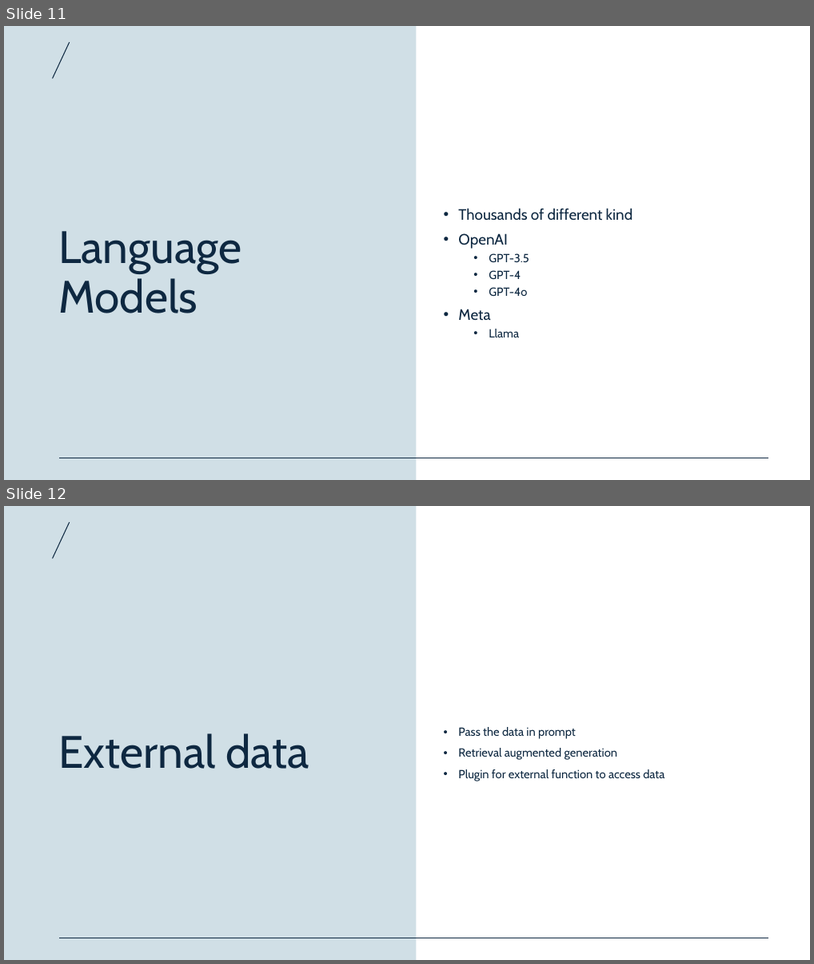
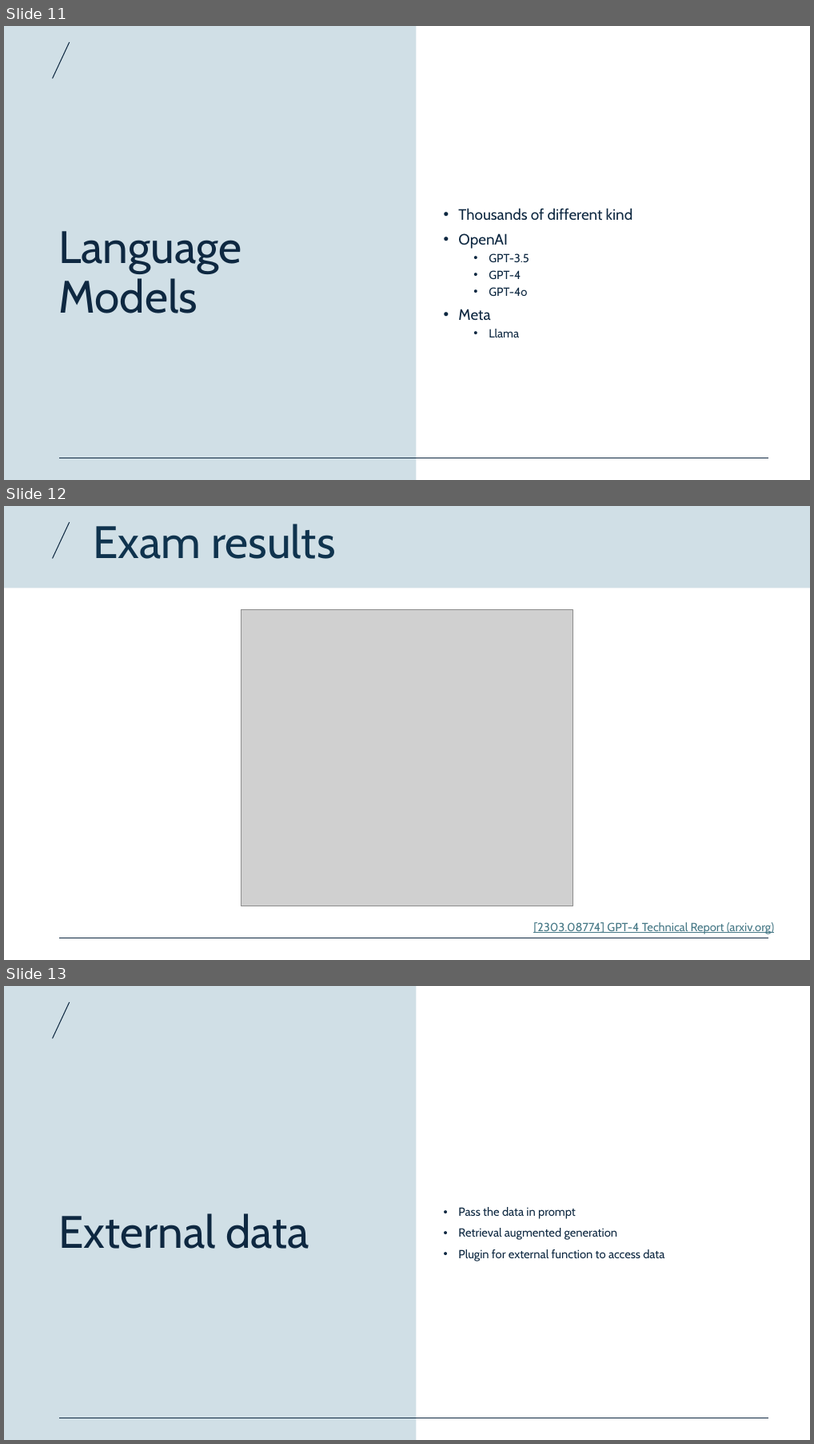
Before and after one commit to mmaraa/iac-training, a slide deck: artificialintelligence/ArtificialIntelligenceTraining.pptx. Shown one above the other, each under a label of ours: slides 11 and 12 before the commit, slides 11, 12 and 13 after it. The pictures are 814x964 and 814x1444 pixels, drawn with LibreOffice and Linux fonts; fonts in the diff are those of the drawing; grey boxes stand for pictures. Boxes give left, top, right and bottom in pixels: in the first picture for what was removed or moved away, otherwise in the second. Text is boxed around its words. In the diff, an @@ line names an element or a change of style, - is before the commit and + after.

Commit message:
Added slide of how AI completes US exams

```diff
--- a/artificialintelligence/ArtificialIntelligenceTraining.pptx
+++ b/artificialintelligence/ArtificialIntelligenceTraining.pptx
@@ slide 12 added at (x1=4, y1=506, x2=810, y2=960), background #FFFFFF @@
@@ rectangle added at (x1=4, y1=506, x2=810, y2=588), fill #156082 at 20% opacity @@
@@ line added from (70, 522) to (52, 559), #0E2841 1 pt @@
@@ title added at (x1=93, y1=524, x2=335, y2=559), 54 pt, text #0E2841 @@
+Exam results
@@ picture added at (x1=242, y1=609, x2=574, y2=906) @@
@@ line added from (769, 937) to (60, 937), #0E2841 1 pt @@
@@ text added at (x1=534, y1=922, x2=774, y2=934), 14 pt, text #467886, underline @@
+[2303.08774] GPT-4 Technical Report (arxiv.org)
@@ what was slide 12 is now slide 13 @@
```
